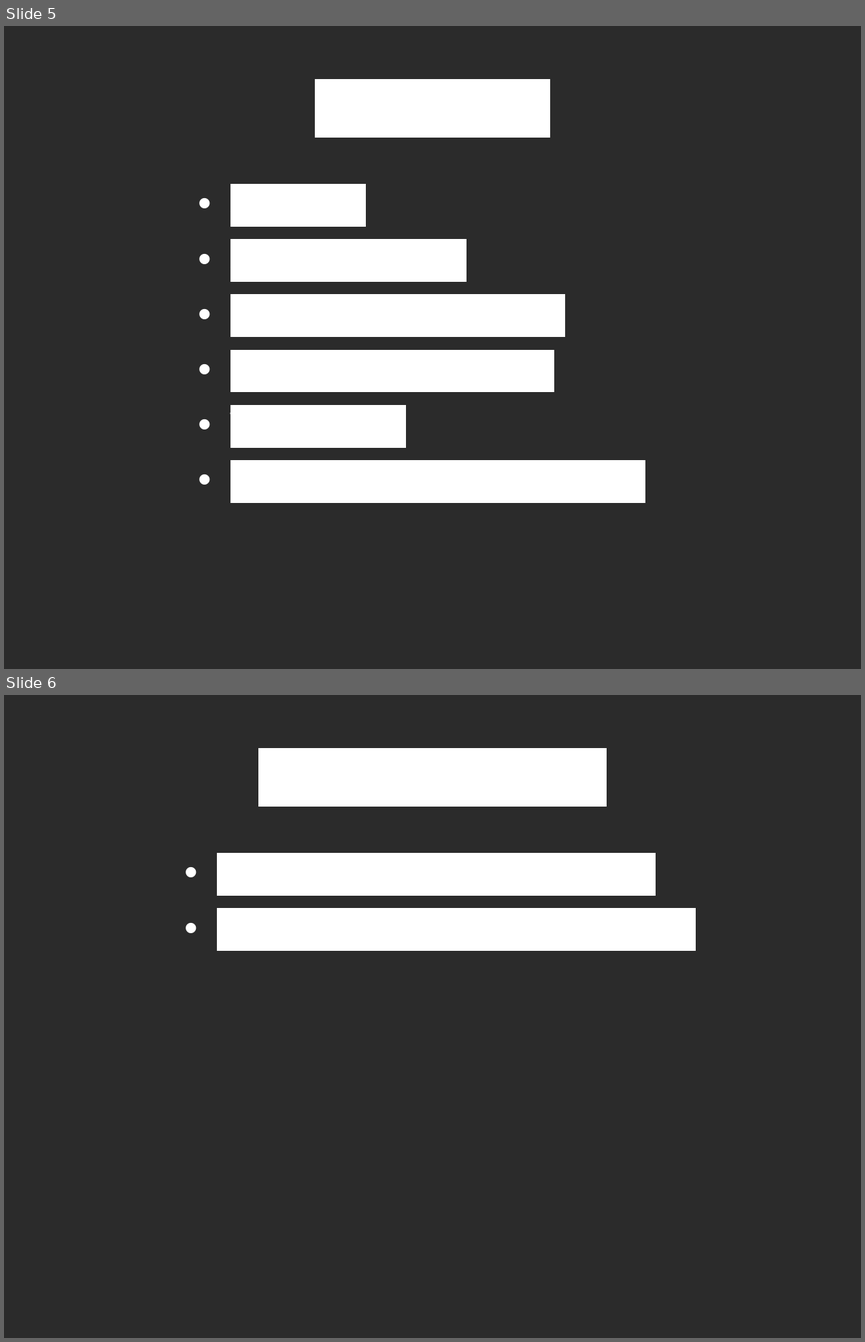
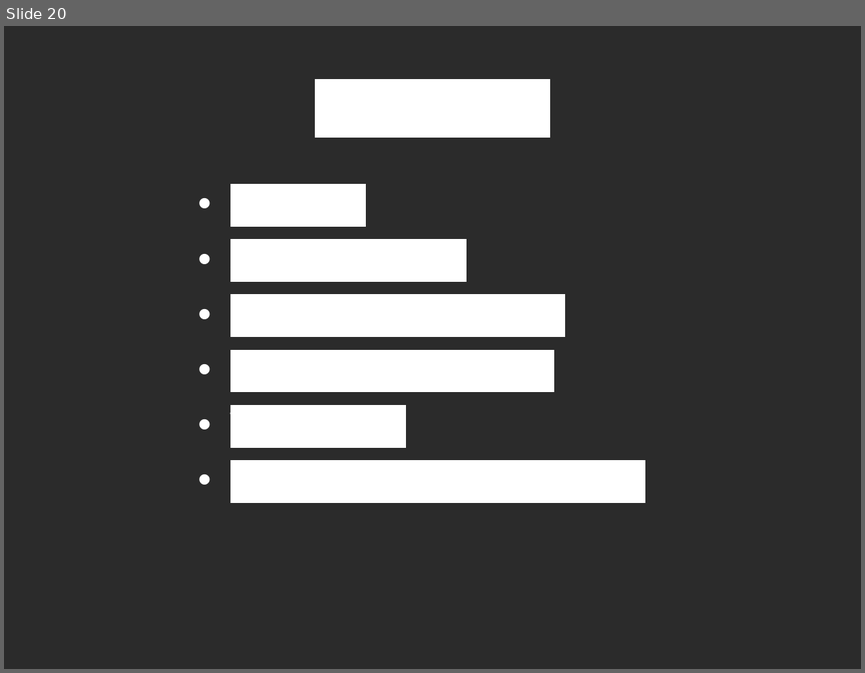
Before and after one commit to vilgefortz/fcl, a slide deck: doc/seminarium/prezentacja_seminarium.odp. Shown one above the other, each under a label of ours: slides 5 and 6 before the commit, slide 20 after it. The pictures are 865x1342 and 865x673 pixels, drawn with LibreOffice and Linux fonts; fonts in the diff are those of the drawing; background and template pictures are left out; a plain dark background stands for a picture behind light text. Boxes give left, top, right and bottom in pixels: in the first picture for what was removed or moved away, otherwise in the second. Text is boxed around its words. In the diff, an @@ line names an element or a change of style, - is before the commit and + after.

```diff
--- a/doc/seminarium/prezentacja_seminarium.odp
+++ b/doc/seminarium/prezentacja_seminarium.odp
@@ slide 6 removed at (x1=4, y1=695, x2=861, y2=1338), background picture (left out) @@
@@ title removed at (x1=258, y1=748, x2=606, y2=807) @@
-Trudne pytania
@@ text removed at (x1=217, y1=853, x2=695, y2=951) @@
-• Logika rozmyta wokół nas
-• Czy jest w ogóle potrzebna?
@@ what was slide 5 is now slide 20 @@
```
Also in this commit, not shown: 13 slides changed, 3 slides added, 2 other slides removed, 5 other files.
